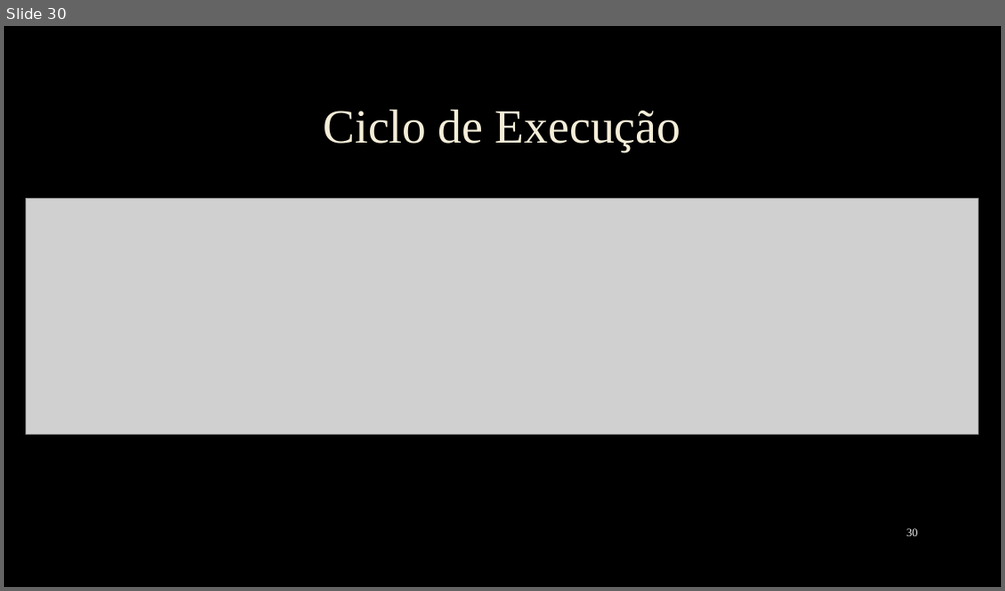
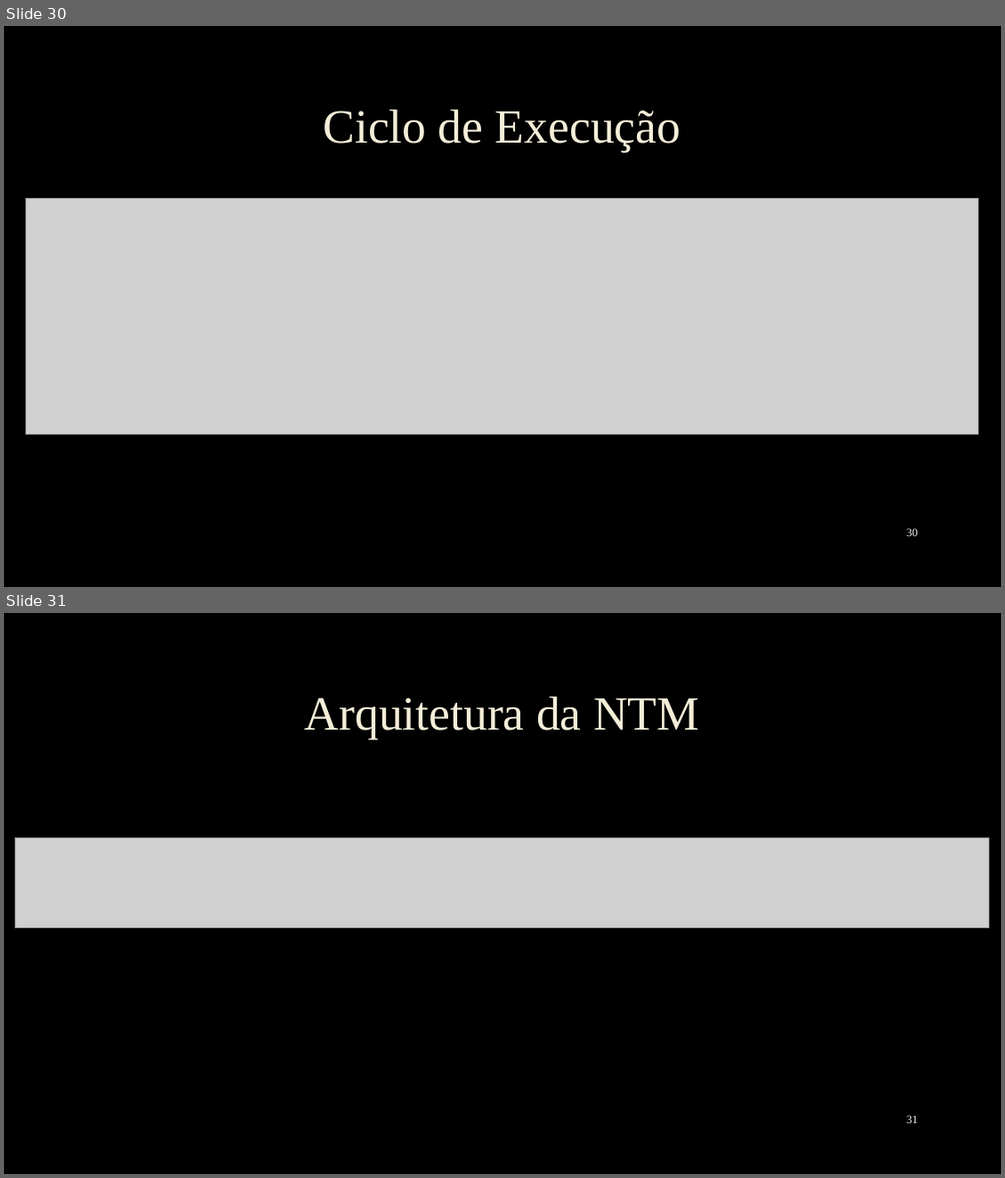
Before and after one commit to EmanuelSilva69/Neural_Turing_Machine_Criadorara, a slide deck: Slide/apresentação NTM.pptx. Shown one above the other, each under a label of ours: slide 30 before the commit, slides 30 and 31 after it. The pictures are 1005x591 and 1005x1178 pixels, drawn with LibreOffice and Linux fonts; fonts in the diff are those of the drawing; grey boxes stand for pictures; background and template pictures are left out. Boxes give left, top, right and bottom in pixels: in the first picture for what was removed or moved away, otherwise in the second. Text is boxed around its words. In the diff, an @@ line names an element or a change of style, - is before the commit and + after.

```diff
--- a/Slide/apresentação NTM.pptx
+++ b/Slide/apresentação NTM.pptx
@@ slide 31 added at <box>4,613,1001,1174</box>, background picture (left out) @@
@@ title added at <box>305,696,699,738</box>, 46 pt, text #F4EDD8 @@
+Arquitetura da NTM
@@ picture added at <box>16,838,989,929</box> @@
@@ page number added at <box>906,1115,918,1123</box>, 11 pt, text #F2F2F2 @@
+31
```
Also in this commit, not shown: 4 slides changed, 2 other slides added, 2 slides removed.
